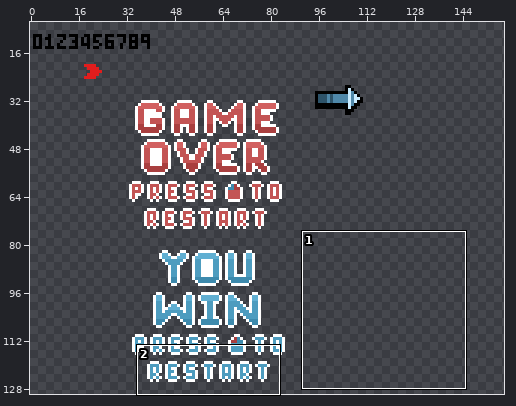
Pixel-art file: Assets/Sprites/UI.aseprite. Above, an overview of the earlier version with the close-up marked.
Close-up. Before:
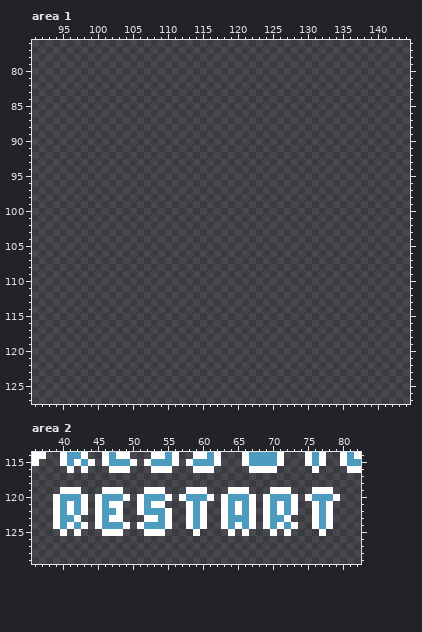
160x160 pixels, 1 frame. Shown: area 1: x 91..144, y 76..127; area 2: x 36..82, y 114..129. The wide view leaves out empty margins. The commit also changed other parts of the picture, which this record leaves out.
The same view after the edit:
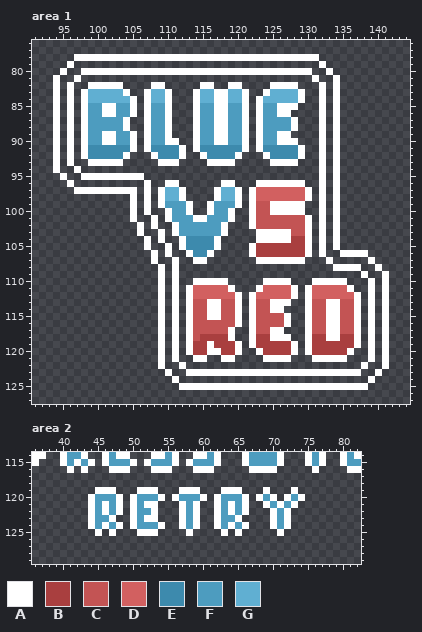
Palette (. is transparent): A #ffffff  B #a93f3f  C #c35454  D #d26060  E #3d8aad  F #4d9cbf  G #60afd2
The exact change:
Changed rows in their new state; - is an unchanged pixel.
Area 1:
first column x 94:
 78 ---AAAAAAAAAAAAAAAAAAAAAAAAAAAAAAAAAAA----------
 79 --A-----------------------------------A---------
 80 -A--AAAAAAAAAAAAAAAAAAAAAAAAAAAAAAAAA--A--------
 81 A--A---------------------------------A--A-------
 82 A-A--AAAAA----AA-----AA--AA----AAAA---A-A-------
 83 A-A-AGGGGGA--AGGA---AGGAAGGA--AGGGGA--A-A-------
 84 A-A-AGGGGGGA-AGGA---AGGAAGGA-AGGGGGA--A-A-------
 85 A-A-AFFAAFFA-AFFA---AFFAAFFA-AFFAAA---A-A-------
 86 A-A-AFFAAFFA-AFFA---AFFAAFFA-AFFAA----A-A-------
 87 A-A-AFFFFFA--AFFA---AFFAAFFA-AFFFFA---A-A-------
 88 A-A-AFFFFFA--AFFA---AFFAAFFA-AFFFFA---A-A-------
 89 A-A-AFFAAFFA-AFFA---AFFAAFFA-AFFAA----A-A-------
 90 A-A-AFFAAFFA-AFFAA--AFFAAFFA-AFFAAA---A-A-------
 91 A-A-AEEEEEEA-AEEEEA-AEEEEEEA-AEEEEEA--A-A-------
 92 A-A-AEEEEEA---AEEEA--AEEEEA---AEEEEA--A-A-------
 93 A-A--AAAAA-----AAA----AAAA-----AAAA---A-A-------
 94 A--A----------------------------------A-A-------
 95 -A--AAAAAAAAA-------------------------A-A-------
 96 --A----------A--AA------AA---AAAAAAA--A-A-------
 97 ---AAAAAAAAA-A-AGGA----AGGA-ADDDDDDDA-A-A-------
 98 -----------A-A-AGGA----AGGA-ADDDDDDDA-A-A-------
 99 -----------A-A-AFFFA--AFFFA-ACCAAAAA--A-A-------
100 -----------A-A--AFFA--AFFA--ACCAAAAA--A-A-------
101 -----------A--A-AFFFAAFFFA--ACCCCCCCA-A-A-------
102 ------------A-A--AFFFFFFA---ACCCCCCCA-A-A-------
103 ------------A--A-AFFFFFFA----AAAAACCA-A-A-------
104 -------------A-A--AEEEEA-----AAAAABBA-A-A-------
105 -------------A--A-AEEEEA----ABBBBBBBA-A-A-------
106 --------------A-A--AEEA-----ABBBBBBBA-A--AAAA---
107 --------------A--A--AA-------AAAAAAA---A-----A--
108 ---------------A-A----------------------AAAA--A-
109 ---------------A-A--------------------------A--A
110 ---------------A-A--AAAAA-----AAAA---AAAAA---A-A
111 ---------------A-A-ADDDDDA---ADDDDA-ADDDDDA--A-A
112 ---------------A-A-ADDDDDDA-ADDDDDA-ADDDDDDA-A-A
113 ---------------A-A-ACCAACCA-ACCAAA--ACCAACCA-A-A
114 ---------------A-A-ACCAACCA-ACCAA---ACCAACCA-A-A
115 ---------------A-A-ACCAACCA-ACCCCA--ACCAACCA-A-A
116 ---------------A-A-ACCCCCCA-ACCCCA--ACCAACCA-A-A
117 ---------------A-A-ACCCCCA--ACCAA---ACCAACCA-A-A
118 ---------------A-A-ACBBBBA--ABBAAA--ABBAABBA-A-A
119 ---------------A-A-ABBABBBA-ABBBBBA-ABBBBBBA-A-A
120 ---------------A-A-ABBAABBA--ABBBBA-ABBBBBA--A-A
121 ---------------A-A--AA--AA----AAAA---AAAAA---A-A
122 ---------------A--A-------------------------A--A
123 ----------------A--AAAAAAAAAAAAAAAAAAAAAAAAA--A-
124 -----------------A---------------------------A--
125 ------------------AAAAAAAAAAAAAAAAAAAAAAAAAAA---
Area 2:
first column x 39:
119 -...--A--.--A--.--A--.--A--.--A...A--...-
120 .....AF--A.AF--A.AF--A.AF--A.AFA.AFA.....
121 .....AFAF--AFA-.--AFA.-AFAFA.--------...-
122 .....AFA---AF-A..-AFA.-AFAFA.-.AFA.--...-
123 ....-AF--.-AF--..-AFA.-AF-A..-.A-----...-
124 .....AFA-A.AF--A.-AFA.-AFAFA.-.AFA.--...-
125 -.-.--A.-.--A--.---A.---A.A.---.A.----.--
Where, in picture pixels (left, top, right, bottom), the same in both close-ups:
added: (53, 54, 389, 390)
changed: (53, 487, 340, 536)
